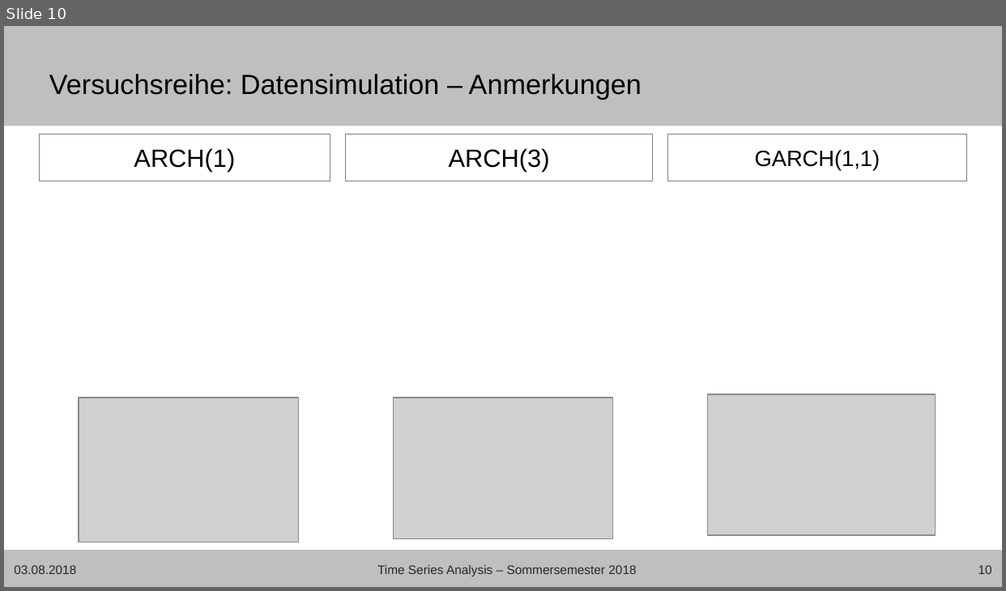
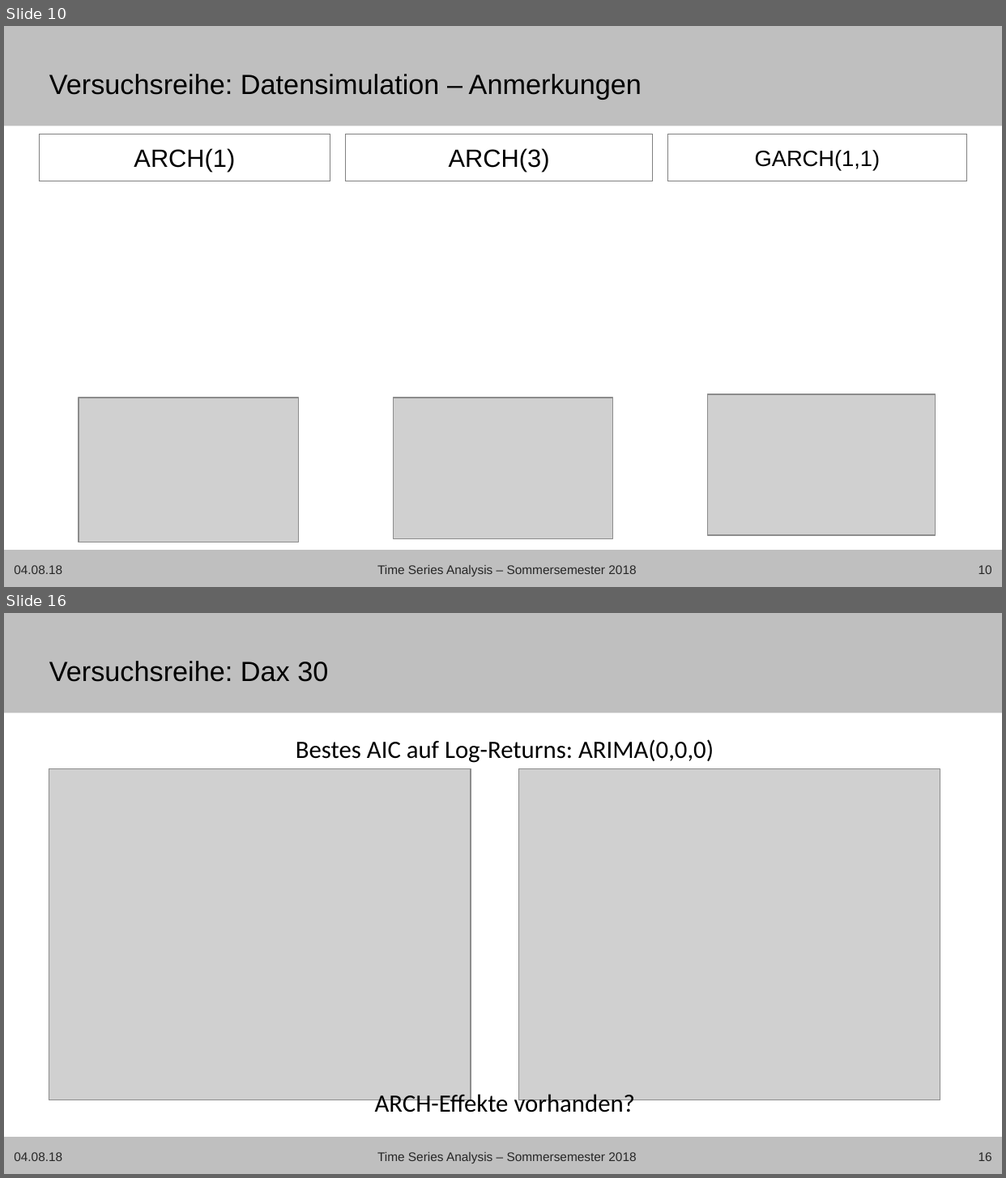
Before and after one commit to Janis90/time-series-anaysis, a slide deck: presentation/tsa_presentation_final.pptx. Shown one above the other, each under a label of ours: slide 10 before the commit, slides 10 and 16 after it; the slides between them are not shown. The pictures are 1006x591 and 1006x1178 pixels, drawn with LibreOffice and Linux fonts; fonts in the diff are those of the drawing; grey boxes stand for pictures; background and template pictures are left out. Boxes give left, top, right and bottom in pixels: in the first picture for what was removed or moved away, otherwise in the second. Text is boxed around its words. In the diff, an @@ line names an element or a change of style, - is before the commit and + after.

```diff
--- a/presentation/tsa_presentation_final.pptx
+++ b/presentation/tsa_presentation_final.pptx
@@ slide 16 added at box(4, 613, 1002, 1174), background #FFFFFF; not listed: 2 template elements that a slide beside it also shows @@
@@ title added at box(49, 661, 328, 682), 20 pt, text #000000 @@
+Versuchsreihe: Dax 30
@@ text added at box(296, 739, 714, 763), 18 pt, text #000000 @@
+Bestes AIC auf Log-Returns: ARIMA(0,0,0)
@@ picture added at box(49, 769, 470, 1100) @@
@@ picture added at box(519, 769, 940, 1100) @@
@@ text added at box(375, 1091, 635, 1118), 18 pt, text #000000 @@
+ARCH-Effekte vorhanden?
@@ text added at box(14, 1152, 62, 1161), 9 pt, text #262626 @@
+04.08.18
@@ text added at box(377, 1152, 636, 1164), 9 pt, text #262626 @@
+Time Series Analysis – Sommersemester 2018
@@ page number added at box(978, 1152, 992, 1161), 9 pt, text #262626 @@
+16
@@ slide 10 changed as well @@
@@ text at box(14, 565, 62, 574): text changed @@
-03.08.2018
+04.08.18
```
Also in this commit, not shown: 14 other slides changed, 7 other slides added, 16 other files.
